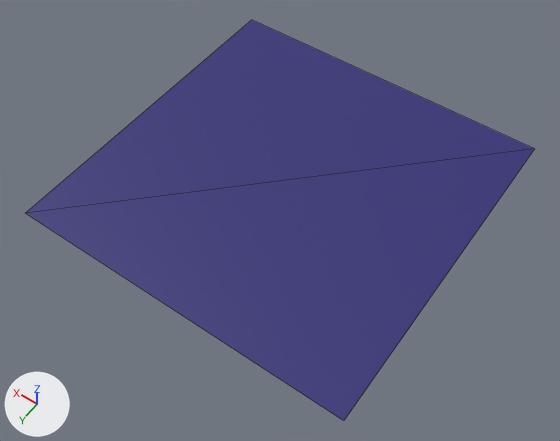
The glTF model assets/maps.glb: old version first, new version second.
One viewpoint serves both versions: a camera (50 mm lens) standing at (-79.4, 115.3, 161.0) and looking at (-4.7, 10.6, -3.6). Every picture has the same lights, and +X, +Y and +Z are marked at lower left. Mesh edges are drawn as thin lines. Where no turn or scale is listed for an object, it has been applied to the vertices.

The scene before the commit, as lines of its bpy script (objects in view):
```python
me_plane = bpy.data.meshes.new('Plane')
me_plane.from_pydata([(-1.0, -1.0, 0.0), (1.0, -1.0, 0.0), (-1.0, 1.0, 0.0), (1.0, 1.0, 0.0)], [], [(0, 1, 3), (0, 3, 2)])
me_plane.materials.append(mat_material)  # dark blue #312d77
ob_plane_001 = bpy.data.objects.new('Plane.001', me_plane)
ob_plane_001.location = (0.0, 0.0, 0.0)
ob_plane_001.scale = (50.0, 50.0, 1.0)
```
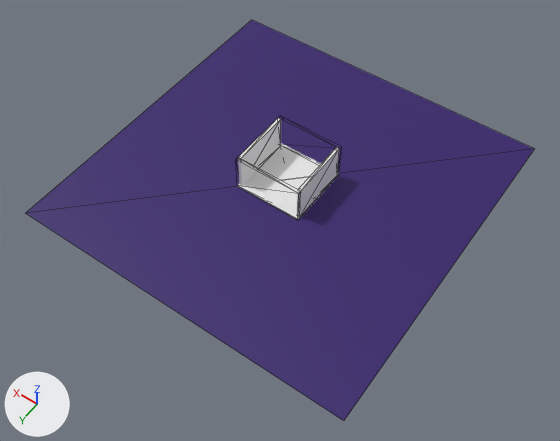
What the commit changed:
Material 'Material.006' (mat_material_006) is new.
Its base color is (0.8, 0.8, 0.8) (white #e7e7e7).
Material 'Material.004' (mat_material_004) is new.
Its base color is (0.8, 0.8, 0.8) (white #e7e7e7).
Material 'Material.005' (mat_material_005) is new.
Its base color is (0.8, 0.8, 0.8) (white #e7e7e7).
Its alpha is 0.0.
Material 'Material.003' (mat_material_003) is new.
Its base color is (0.8, 0.8, 0.8) (white #e7e7e7).
Its alpha is 0.0.
Mesh me_cube_004 is new.
It is a box spanning x -1.0..1.0, y -1.0..1.0, z -1.0..41.0.
It uses material mat_material_006 (white #e7e7e7).
Mesh me_cube_003 is new.
It is a box spanning x -1.0..1.0, y -1.0..1.0, z -1.0..41.0.
It uses material mat_material_004 (white #e7e7e7).
Mesh me_cube_002 is new.
It is a box spanning x -1.0..1.0, y -1.0..1.0, z -1.0..41.0.
It uses material mat_material_005 (white #e7e7e7).
Mesh me_cube_001 is new.
It is a box spanning x -1.0..1.0, y -1.0..1.0, z -1.0..41.0.
It uses material mat_material_003 (white #e7e7e7).
Mesh me_cube is new.
It is a box spanning x -10.0..10.0, y -10.0..10.0, z -0.3..0.3.
Object 'Cube.005' (ob_cube_005) is new; it shows me_cube_004.
Its location is (-9.5, 0.0, 0.5).
Its rotation in degrees is (0, -180, 0).
Its scale is (-0.5, -9.0, -0.25).
Object 'Cube.004' (ob_cube_004) is new; it shows me_cube_003.
Its location is (9.5, 0.0, 0.5).
Its rotation in degrees is (0, -180, 0).
Its scale is (-0.5, -9.0, -0.25).
Object 'Cube.003' (ob_cube_003) is new; it shows me_cube_002.
Its location is (0.0, 9.5, 0.5).
Its rotation in degrees is (0, -180, 0).
Its scale is (-10.0, -0.5, -0.25).
Object 'Cube.002' (ob_cube_002) is new; it shows me_cube_001.
Its location is (0.0, -9.5, 0.5).
Its rotation in degrees is (0, -180, 0).
Its scale is (-10.0, -0.5, -0.25).
Object 'Cube.001' (ob_cube_001) is new; it shows me_cube.
Its location is (0.0, 0.0, 0.0).

Location of each change, [x1, y1, x2, y2] in pixels of the pictures (560 x 441 px):
'Cube.003', added: after [236, 158, 301, 219]
'Cube.002', added: after [278, 116, 341, 175]
'Cube.001', added: after [237, 146, 337, 220]
'Cube.005', added: after [298, 147, 339, 216]
'Cube.004', added: after [238, 118, 281, 168]
